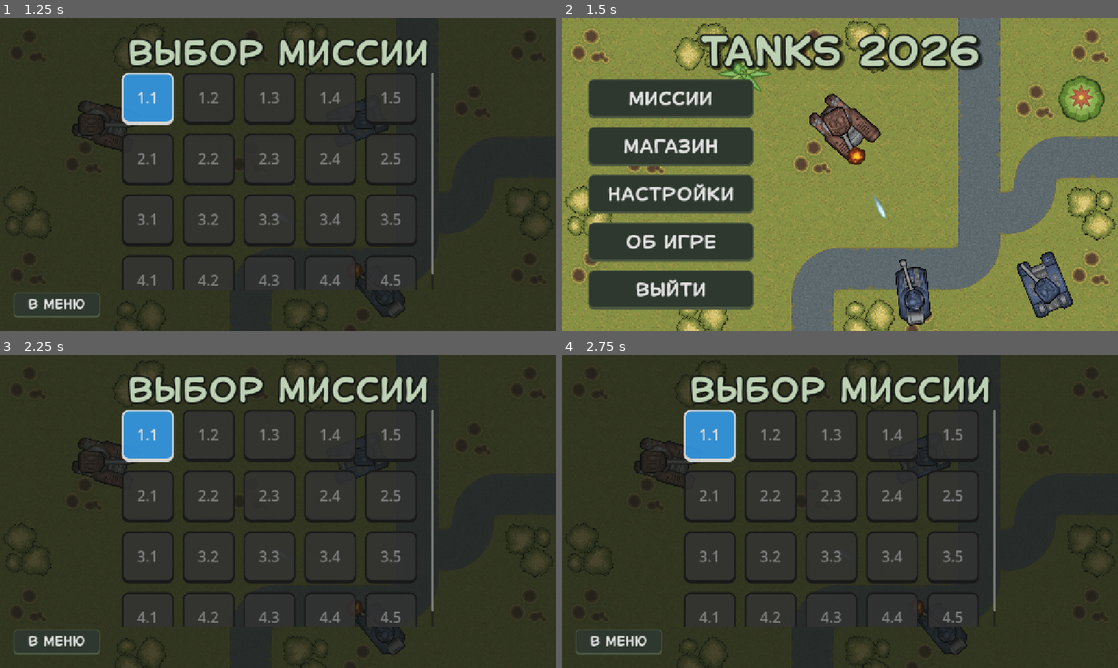
Above: before the commit, frames 1-4 (two rows, left to right).
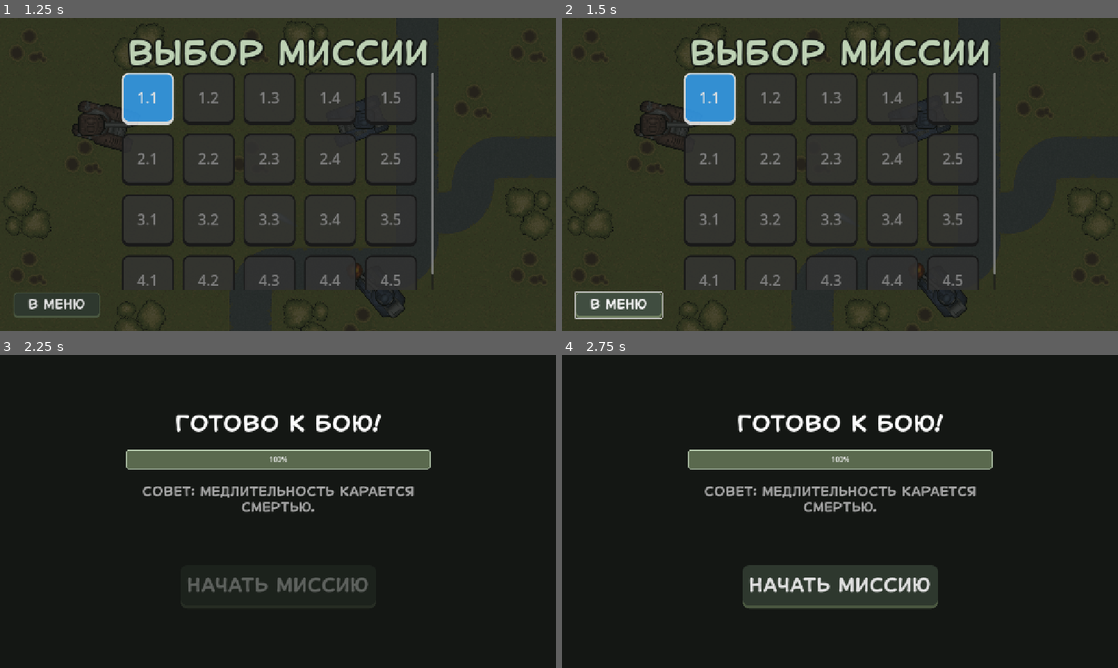
Above: after the commit, the same moments.

Repository: top-it-090304/Selyavi
Game: Godot game, scene res://scenes/MenuScenes/Menu.tscn
The game is run twice, just before and just after one commit, with the same random seed, the same clock (stepped at 60 frames per second) and the same inputs. Sound files missing from this copy of the repository are replaced by a short silence.
Inputs (mouse positions are in pixels of both pictures, inside the frame that each line leads up to):
- Up to frame 1 (1.25 s): click "Миссии" at 0.5 s
- Up to frame 2 (1.5 s): click "В МЕНЮ" at 1.25 s
- Up to frame 3 (2.25 s): click (150, 436) at 2 s, where only the run after the commit has a clickable "1.1"
- Up to frame 4 (2.75 s): no input

Frame 1 is identical in both runs. In frame 2, 85% of the frame differs, in the area x 0-100%, y 0-100%; in frame 3, 80%; in frame 4, 81%.

Commit message:
added loading screen

Diff:
--- a/project.godot
+++ b/project.godot
@@ -20,6 +20,7 @@
 AudioManager="*res://scripts/AudioManager.gd"
 GameManager="*res://scripts/GameManager.gd"
 SaveManager="*res://scripts/SaveManager.gd"
+LoadingManager="*res://scripts/LoadingManager.gd"
 
 [display]
 
--- /dev/null
+++ b/scenes/MenuScenes/LoadingScreen.tscn
@@ -0,0 +1,124 @@
+[gd_scene load_steps=9 format=3 uid="uid://cm3j8p3d5k2j6"]
+
+[ext_resource type="Script" path="res://scripts/MenuScripts/LoadingScreen.gd" id="1"]
+[ext_resource type="FontFile" uid="uid://bsnvk4l0ue5ri" path="res://assets/fonts/ofont.ru_Shonen.ttf" id="2"]
+
+[sub_resource type="StyleBoxFlat" id="StyleBoxFlat_bg"]
+bg_color = Color(0.0784314, 0.0901961, 0.0784314, 1)
+
+[sub_resource type="StyleBoxFlat" id="StyleBoxFlat_progress"]
+bg_color = Color(0.352941, 0.411765, 0.305882, 1)
+border_width_left = 2
+border_width_top = 2
+border_width_right = 2
+border_width_bottom = 2
+border_color = Color(0.741176, 0.819608, 0.705882, 1)
+corner_radius_top_left = 5
+corner_radius_top_right = 5
+corner_radius_bottom_right = 5
+corner_radius_bottom_left = 5
+
+[sub_resource type="StyleBoxFlat" id="StyleBoxFlat_btn_normal"]
+bg_color = Color(0.180392, 0.219608, 0.180392, 1)
+border_width_bottom = 8
+border_color = Color(0.290196, 0.341176, 0.25098, 1)
+corner_radius_top_left = 15
+corner_radius_top_right = 15
+corner_radius_bottom_right = 15
+corner_radius_bottom_left = 15
+
+[sub_resource type="StyleBoxFlat" id="StyleBoxFlat_btn_hover"]
+bg_color = Color(0.25098, 0.301961, 0.25098, 1)
+border_width_bottom = 8
+border_color = Color(0.439216, 0.501961, 0.380392, 1)
+corner_radius_top_left = 15
+corner_radius_top_right = 15
+corner_radius_bottom_right = 15
+corner_radius_bottom_left = 15
+
+[sub_resource type="StyleBoxFlat" id="StyleBoxFlat_btn_pressed"]
+bg_color = Color(0.121569, 0.14902, 0.121569, 1)
+border_width_top = 8
+border_width_bottom = 2
+border_color = Color(0.0784314, 0.0901961, 0.0784314, 1)
+corner_radius_top_left = 15
+corner_radius_top_right = 15
+corner_radius_bottom_right = 15
+corner_radius_bottom_left = 15
+
+[sub_resource type="StyleBoxEmpty" id="StyleBoxEmpty_focus"]
+
+[node name="LoadingScreen" type="Control"]
+layout_mode = 3
+anchors_preset = 15
+anchor_right = 1.0
+anchor_bottom = 1.0
+grow_horizontal = 2
+grow_vertical = 2
+script = ExtResource("1")
+
+[node name="Background" type="Panel" parent="."]
+layout_mode = 1
+anchors_preset = 15
+anchor_right = 1.0
+anchor_bottom = 1.0
+grow_horizontal = 2
+grow_vertical = 2
+theme_override_styles/panel = SubResource("StyleBoxFlat_bg")
+
+[node name="CenterContainer" type="CenterContainer" parent="."]
+layout_mode = 1
+anchors_preset = 15
+anchor_right = 1.0
+anchor_bottom = 1.0
+grow_horizontal = 2
+grow_vertical = 2
+
+[node name="Content" type="MarginContainer" parent="CenterContainer"]
+custom_minimum_size = Vector2(800, 0)
+layout_mode = 2
+theme_override_constants/margin_left = 50
+theme_override_constants/margin_right = 50
+
+[node name="VBox" type="VBoxContainer" parent="CenterContainer/Content"]
+layout_mode = 2
+theme_override_constants/separation = 40
+
+[node name="StatusLabel" type="Label" parent="CenterContainer/Content/VBox"]
+layout_mode = 2
+theme_override_fonts/font = ExtResource("2")
+theme_override_font_sizes/font_size = 48
+text = "ПОДГОТОВКА..."
+horizontal_alignment = 1
+
+[node name="ProgressBar" type="ProgressBar" parent="CenterContainer/Content/VBox"]
+custom_minimum_size = Vector2(0, 45)
+layout_mode = 2
+theme_override_styles/fill = SubResource("StyleBoxFlat_progress")
+step = 1.0
+
+[node name="TipLabel" type="Label" parent="CenterContainer/Content/VBox"]
+layout_mode = 2
+theme_override_colors/font_color = Color(0.65, 0.65, 0.65, 1)
+theme_override_fonts/font = ExtResource("2")
+theme_override_font_sizes/font_size = 28
+text = "СОВЕТ: Танк оснащен системой автодоводки..."
+horizontal_alignment = 1
+autowrap_mode = 3
+
+[node name="Control" type="Control" parent="CenterContainer/Content/VBox"]
+custom_minimum_size = Vector2(0, 40)
+layout_mode = 2
+
+[node name="StartButton" type="Button" parent="CenterContainer/Content/VBox"]
+visible = false
+custom_minimum_size = Vector2(450, 100)
+layout_mode = 2
+size_flags_horizontal = 4
+theme_override_fonts/font = ExtResource("2")
+theme_override_font_sizes/font_size = 42
+theme_override_styles/focus = SubResource("StyleBoxEmpty_focus")
+theme_override_styles/hover = SubResource("StyleBoxFlat_btn_hover")
+theme_override_styles/pressed = SubResource("StyleBoxFlat_btn_pressed")
+theme_override_styles/normal = SubResource("StyleBoxFlat_btn_normal")
+text = "НАЧАТЬ МИССИЮ"
--- a/scripts/Field.gd
+++ b/scripts/Field.gd
@@ -231,14 +231,19 @@
 					am.stop()
 
 			var next_path = "res://scenes/Levels/Level_" + str(next_lvl_num) + ".tscn"
+			var final_path = "res://scenes/MenuScenes/LevelSelector.tscn"
+
 			if ResourceLoader.exists(next_path):
-				get_tree().change_scene_to_file(next_path)
+				final_path = next_path
 			else:
 				var alt_path = next_path.replace(".tscn", ".scn")
 				if ResourceLoader.exists(alt_path):
-					get_tree().change_scene_to_file(alt_path)
-				else:
-					get_tree().change_scene_to_file("res://scenes/MenuScenes/LevelSelector.tscn")
+					final_path = alt_path
+
+			if has_node("/root/LoadingManager"):
+				get_node("/root/LoadingManager").load_level(final_path)
+			else:
+				get_tree().change_scene_to_file(final_path)
 		)
 
 	var btn_retry = Button.new()
--- /dev/null
+++ b/scripts/LoadingManager.gd
@@ -0,0 +1,12 @@
+extends Node
+
+var _target_scene_path: String = ""
+var _loading_screen_scene = preload("res://scenes/MenuScenes/LoadingScreen.tscn")
+
+func load_level(path: String):
+	_target_scene_path = path
+	# Сначала переходим на экран загрузки
+	get_tree().change_scene_to_packed(_loading_screen_scene)
+
+func get_target_path() -> String:
+	return _target_scene_path
--- a/scripts/MenuScripts/LevelSelector.gd
+++ b/scripts/MenuScripts/LevelSelector.gd
@@ -106,7 +106,7 @@
 	var style_normal = StyleBoxFlat.new()
 	style_normal.set_corner_radius_all(15)
 	style_normal.set_border_width_all(4)
-	style_normal.border_width_bottom = 8 # Создаем эффект объема
+	style_normal.border_width_bottom = 8
 
 	if is_locked:
 		style_normal.bg_color = Color(0.2, 0.2, 0.2, 0.8)
@@ -122,11 +122,9 @@
 			style_normal.border_color = Color(1, 1, 1, 0.8)
 			if is_passed: btn.add_theme_color_override("font_color", Color(0.2, 0.9, 0.2))
 
-	# Создаем стиль для наведения (чуть светлее)
 	var style_hover = style_normal.duplicate()
 	style_hover.bg_color = style_hover.bg_color.lightened(0.1)
 
-	# Создаем стиль для нажатия (эффект нажатия вниз)
 	var style_pressed = style_normal.duplicate()
 	style_pressed.bg_color = style_pressed.bg_color.darkened(0.1)
 	style_pressed.border_width_top = 8
@@ -169,23 +167,30 @@
 	if SaveManager:
 		SaveManager.current_level = level_num
 
-	# Управление музыкой: останавливаем все лишнее перед переходом
+	# Управление музыкой перед переходом
 	if has_node("/root/AudioManager"):
 		var am = get_node("/root/AudioManager")
-		if level_num % 5 == 0:
-			am.play_boss()
-		else:
+		# Если уровень босса, можно заранее сменить музыку, либо LoadingScreen сам всё сделает
+		if level_num % 5 != 0:
 			am.stop()
 
 	var path = "res://scenes/Levels/Level_" + str(level_num) + ".tscn"
+	var final_path = ""
+
 	if ResourceLoader.exists(path):
-		get_tree().change_scene_to_file(path)
+		final_path = path
 	else:
 		var alt_path = path.replace(".tscn", ".scn")
 		if ResourceLoader.exists(alt_path):
-			get_tree().change_scene_to_file(alt_path)
+			final_path = alt_path
 		else:
-			get_tree().change_scene_to_file("res://scenes/Field.tscn")
+			final_path = "res://scenes/Field.tscn"
 
-func _on_Return_Button_pressed():
+	# ИСПОЛЬЗУЕМ АСИНХРОННУЮ ЗАГРУЗКУ
+	if has_node("/root/LoadingManager"):
+		get_node("/root/LoadingManager").load_level(final_path)
+	else:
+		get_tree().change_scene_to_file(final_path)
+
+func _on_return_button_pressed():
 	get_tree().change_scene_to_file("res://scenes/MenuScenes/Menu.tscn")
--- /dev/null
+++ b/scripts/MenuScripts/LoadingScreen.gd
@@ -0,0 +1,83 @@
+extends Control
+
+@onready var progress_bar = $CenterContainer/Content/VBox/ProgressBar
+@onready var status_label = $CenterContainer/Content/VBox/StatusLabel
+@onready var tip_label = $CenterContainer/Content/VBox/TipLabel
+@onready var start_button = $CenterContainer/Content/VBox/StartButton
+
+var _target_path: String
+var _progress = []
+var _use_sub_threads = true
+var _is_loaded = false
+
+func _ready():
+	_target_path = LoadingManager.get_target_path()
+
+	if _target_path == "":
+		get_tree().change_scene_to_file("res://scenes/MenuScenes/Menu.tscn")
+		return
+
+	# Запрашиваем фоновую загрузку
+	ResourceLoader.load_threaded_request(_target_path, "", _use_sub_threads)
+
+	if start_button:
+		start_button.visible = false
+		start_button.pressed.connect(_on_start_pressed)
+
+	_setup_ui()
+
+func _setup_ui():
+	var tips = [
+		"Используй штаб для ремонта и усиления урона.",
+		"Следи за мигающими маркерами по краям экрана.",
+		"Разные типы снарядов эффективны в разных ситуациях.",
+		"Береги жизни штаба — их нельзя восстановить!",
+		"Артиллерия стреляет по наводке разведчиков.",
+		"Медлительность карается смертью.",
+		"Будь щедрым - дари всем свинец!",
+		"Танк оснащен системой автодоводки, её можно отключить в настройках.",
+		"Идеального момента никогда не бывает. Действуй здесь и сейчас."
+	]
+	if tip_label:
+		tip_label.text = "СОВЕТ: " + tips[randi() % tips.size()]
+		# Увеличиваем межстрочный интервал
+		tip_label.add_theme_constant_override("line_spacing", 12)
+
+func _process(_delta):
+	if _is_loaded: return
+
+	var status = ResourceLoader.load_threaded_get_status(_target_path, _progress)
+
+	# Обновляем прогресс-бар (значение от 0.0 до 1.0)
+	if progress_bar and _progress.size() > 0:
+		progress_bar.value = _progress[0] * 100
+
+	match status:
+		1: # IN_PROGRESS
+			if status_label and _progress.size() > 0:
+				status_label.text = "ПОДГОТОВКА... " + str(int(_progress[0] * 100)) + "%"
+
+		3: # LOADED
+			_is_loaded = true
+			if status_label: status_label.text = "ГОТОВО К БОЮ!"
+			if progress_bar: progress_bar.value = 100
+			_show_start_button()
+
+		2: # FAILED
+			if status_label: status_label.text = "ОШИБКА ЗАГРУЗКИ"
+			push_error("Loading failed for: " + _target_path)
+
+		0: # INVALID
+			if status_label: status_label.text = "РЕСУРС НЕ НАЙДЕН"
+
+func _show_start_button():
+	if start_button:
+		start_button.visible = true
+		start_button.modulate.a = 0
+		var tween = create_tween()
+		tween.tween_property(start_button, "modulate:a", 1.0, 0.5)
+
+func _on_start_pressed():
+	var new_scene = ResourceLoader.load_threaded_get(_target_path)
+	if new_scene:
+		get_tree().change_scene_to_packed(new_scene)
--- a/scripts/MenuScripts/PauseScreen.gd
+++ b/scripts/MenuScripts/PauseScreen.gd
@@ -26,13 +26,17 @@
 	queue_free()
 
 func _on_RestartButton_pressed():
-	_show_confirm_dialog("ПЕРЕЗАГРУЗИТЬ УРОВЕНЬ?", "Весь текущий прогресс будет потерян.", func():
+	_show_confirm_dialog("ПЕРЕЗАГРУЗИТЬ УРОВЕНЬ?", "Весь текущий прогресс будет утерян!", func():
 		get_tree().paused = false
-		get_tree().reload_current_scene()
+		var current_scene_path = get_tree().current_scene.scene_file_path
+		if has_node("/root/LoadingManager"):
+			get_node("/root/LoadingManager").load_level(current_scene_path)
+		else:
+			get_tree().reload_current_scene()
 	)
 
 func _on_ReturnToSettingsButton_pressed():
-	_show_confirm_dialog("ВЫЙТИ В НАСТРОЙКИ?", "Прогресс миссии не сохранится.", func():
+	_show_confirm_dialog("ВЫЙТИ В НАСТРОЙКИ?", "Прогресс миссии будет утерян!", func():
 		if GameManager != null:
 			GameManager.set_meta("from_scene", get_tree().current_scene.scene_file_path)
 		get_tree().paused = false
@@ -46,16 +50,16 @@
 	)
 
 func _on_ReturnToMenuButton_pressed():
-	_show_confirm_dialog("В ГЛАВНОЕ МЕНЮ?", "Прогресс миссии будет утерян.", func():
+	_show_confirm_dialog("В ГЛАВНОЕ МЕНЮ?", "Прогресс миссии будет утерян!", func():
 		get_tree().paused = false
 		get_tree().change_scene_to_file("res://scenes/MenuScenes/Menu.tscn")
 	)
 
 func _show_confirm_dialog(title_text: String, desc_text: String, on_confirm: Callable):
-	# Создаем оверлей для блокировки нажатий на паузу
+	# Создаем оверлей
 	var dialog_overlay = ColorRect.new()
 	dialog_overlay.set_anchors_and_offsets_preset(Control.PRESET_FULL_RECT)
-	dialog_overlay.color = Color(0, 0, 0, 0.4)
+	dialog_overlay.color = Color(0, 0, 0, 0.6)
 	add_child(dialog_overlay)
 
 	var center = CenterContainer.new()
@@ -63,48 +67,60 @@
 	dialog_overlay.add_child(center)
 
 	var panel = PanelContainer.new()
-	panel.custom_minimum_size = Vector2(400, 250)
+	panel.custom_minimum_size = Vector2(750, 450) # Значительно увеличено окно
 	center.add_child(panel)
 
 	var style = StyleBoxFlat.new()
-	style.bg_color = Color(0.15, 0.16, 0.15, 0.95)
-	style.border_width_left = 4; style.border_width_top = 4; style.border_width_right = 4; style.border_width_bottom = 4
-	style.border_color = Color(0.9, 0.3, 0.3) # Красная рамка для предупреждения
-	style.corner_radius_top_left = 15; style.corner_radius_top_right = 15; style.corner_radius_bottom_left = 15; style.corner_radius_bottom_right = 15
+	style.bg_color = Color(0.12, 0.13, 0.12, 0.98)
+	style.border_width_left = 6; style.border_width_top = 6; style.border_width_right = 6; style.border_width_bottom = 6
+	style.border_color = Color(0.8, 0.2, 0.2) # Акцент на предупреждении
+	style.set_corner_radius_all(25)
+	style.shadow_size = 40
 	panel.add_theme_stylebox_override("panel", style)
 
+	var margin = MarginContainer.new()
+	margin.add_theme_constant_override("margin_left", 40); margin.add_theme_constant_override("margin_right", 40)
+	margin.add_theme_constant_override("margin_top", 40); margin.add_theme_constant_override("margin_bottom", 40)
+	panel.add_child(margin)
+
 	var vbox = VBoxContainer.new()
-	vbox.add_theme_constant_override("separation", 20)
+	vbox.add_theme_constant_override("separation", 40)
 	vbox.alignment = BoxContainer.ALIGNMENT_CENTER
-	panel.add_child(vbox)
+	margin.add_child(vbox)
 
 	var title = Label.new()
 	title.text = title_text
 	title.horizontal_alignment = HORIZONTAL_ALIGNMENT_CENTER
-	title.add_theme_font_size_override("font_size", 32)
-	title.add_theme_color_override("font_color", Color(1, 0.8, 0.2))
+	title.add_theme_font_size_override("font_size", 52)
+	title.add_theme_color_override("font_color", Color(1, 0.9, 0.2))
 	vbox.add_child(title)
 
 	var desc = Label.new()
 	desc.text = desc_text
 	desc.horizontal_alignment = HORIZONTAL_ALIGNMENT_CENTER
-	desc.add_theme_font_size_override("font_size", 20)
+	desc.autowrap_mode = TextServer.AUTOWRAP_WORD_SMART
+	desc.custom_minimum_size = Vector2(650, 0)
+	desc.add_theme_font_size_override("font_size", 36)
 	vbox.add_child(desc)
 
 	var hbox = HBoxContainer.new()
-	hbox.add_theme_constant_override("separation", 30)
+	hbox.add_theme_constant_override("separation", 60)
 	hbox.alignment = BoxContainer.ALIGNMENT_CENTER
 	vbox.add_child(hbox)
 
 	var btn_style = func(btn: Button, is_danger: bool):
-		btn.custom_minimum_size = Vector2(140, 50)
+		btn.custom_minimum_size = Vector2(260, 100)
+		btn.add_theme_font_size_override("font_size", 38)
 		var b_style = StyleBoxFlat.new()
-		b_style.bg_color = Color(0.3, 0.1, 0.1) if is_danger else Color(0.2, 0.2, 0.2)
-		b_style.corner_radius_top_left = 8; b_style.corner_radius_top_right = 8
-		b_style.corner_radius_bottom_left = 8; b_style.corner_radius_bottom_right = 8
+		b_style.bg_color = Color(0.4, 0.1, 0.1) if is_danger else Color(0.25, 0.25, 0.25)
+		b_style.set_corner_radius_all(15)
+		b_style.border_width_bottom = 10
+		b_style.border_color = Color(0.2, 0.05, 0.05) if is_danger else Color(0.15, 0.15, 0.15)
 		btn.add_theme_stylebox_override("normal", b_style)
-		btn.add_theme_stylebox_override("hover", b_style)
-		btn.add_theme_stylebox_override("pressed", b_style)
+
+		var h_style = b_style.duplicate()
+		h_style.bg_color = h_style.bg_color.lightened(0.1)
+		btn.add_theme_stylebox_override("hover", h_style)
 
 	var btn_yes = Button.new()
 	btn_yes.text = "ДА"
--- a/scripts/MenuScripts/TutorialOverlay.gd
+++ b/scripts/MenuScripts/TutorialOverlay.gd
@@ -18,12 +18,12 @@
 	{"text": "Это наш штаб. Находясь рядом с ним, ты чинишь танк и наносишь больше урона.", "node": "Base"},
 	{"text": "Враги будут всеми силами пытаться его уничтожешь. Не допусти это!", "node": "Base"},
 	{"text": "Здесь можно переключать типы снарядов. Выбирай подходящий под ситуацию.", "node": "AmmoPanel", "shape": 1},
-	{"text": "Каждый снаряд уникален: Плазма - быстрый, средний снаряд - самый мощный, а лёгкий летит дальше всех.", "node": "AmmoPanel", "shape": 1},
+	{"text": "Каждый снаряд уникален. Используй каждый под свою ситуацию.", "node": "AmmoPanel", "shape": 1},
 	{"text": "Следи за показателями: здесь твое здоровье, количество жизней, заработанные деньги и счетчик баз врага.", "node": "Stats", "shape": 1},
 	{"text": "Лучше не дать жизням закончится.", "node": "Stats", "shape": 1},
 	{"text": "За деньги ты можешь улучшать свой танк в магазине.", "node": "Stats", "shape": 1},
 	{"text": "Маркеры по краям экрана помогут найти босса, врагов и базы вне поля зрения.", "node": "MarkerOverlay"},
-	{"text": "Миссия ясна. Уничтожь вражеские базы и защити свою. Удачи в бою!", "node": "MarkerOverlay"}
+	{"text": "Миссия ясна. Уничтожь вражеские штабы и защити свой. Удачи в бою!", "node": "MarkerOverlay"}
 ]
 
 func _ready():
Not shown, added: scripts/MenuScripts/LoadingScreen.gd.uid
